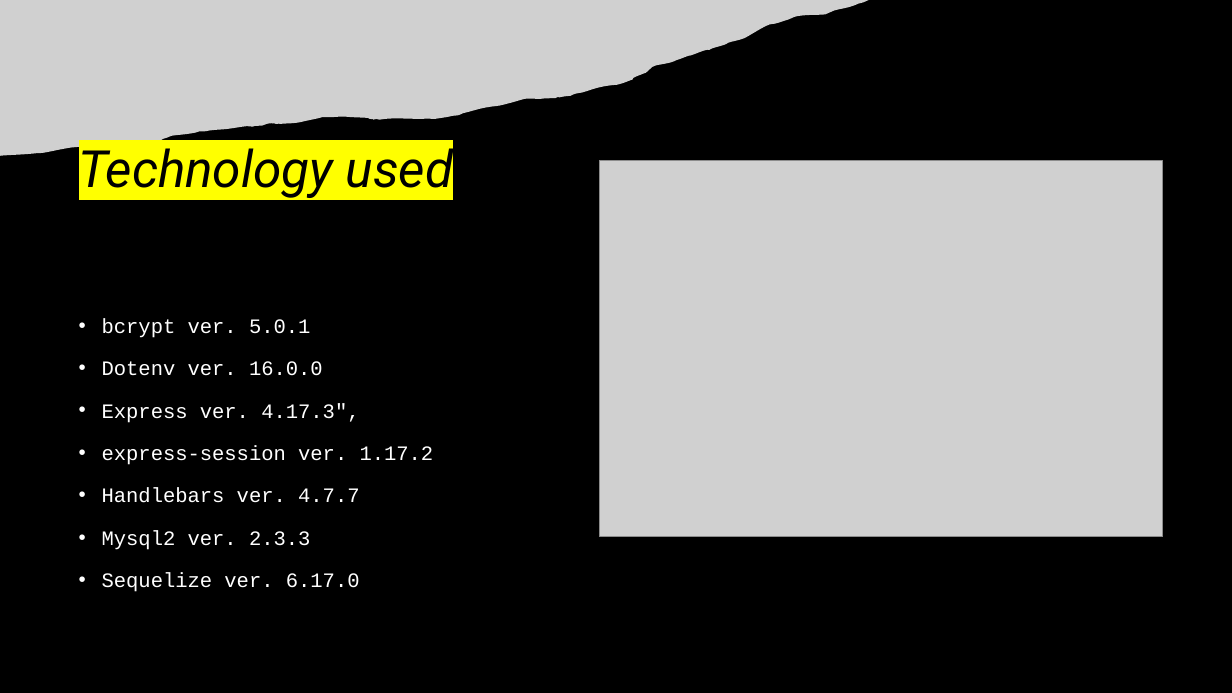
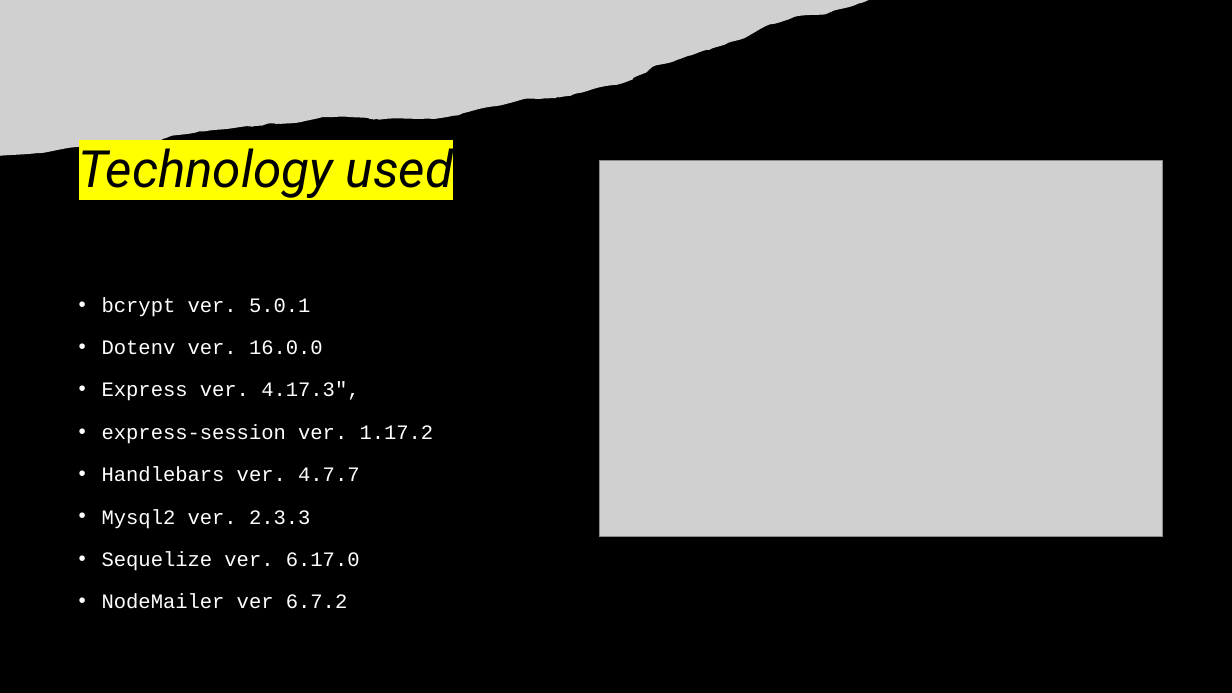
Before and after one commit to rpkrupali1/kitchen-around-you, a slide deck: slide 4 of presentation/kitchen-around-you presentation.pptx. Drawn at 1232x693 pixels with LibreOffice and Linux fonts; fonts in the diff are those of the drawing; grey boxes stand for pictures. Boxes give left, top, right and bottom in pixels: in the first picture for what was removed or moved away, otherwise in the second. Text is boxed around its words. In the diff, an @@ line names an element or a change of style, - is before the commit and + after.

```diff
--- a/presentation/kitchen-around-you presentation.pptx
+++ b/presentation/kitchen-around-you presentation.pptx
@@ text at box(102, 594, 347, 609): paragraph added @@
+• NodeMailer ver 6.7.2
```
Also in this commit, not shown: 3 other slides changed, 1 other file.
